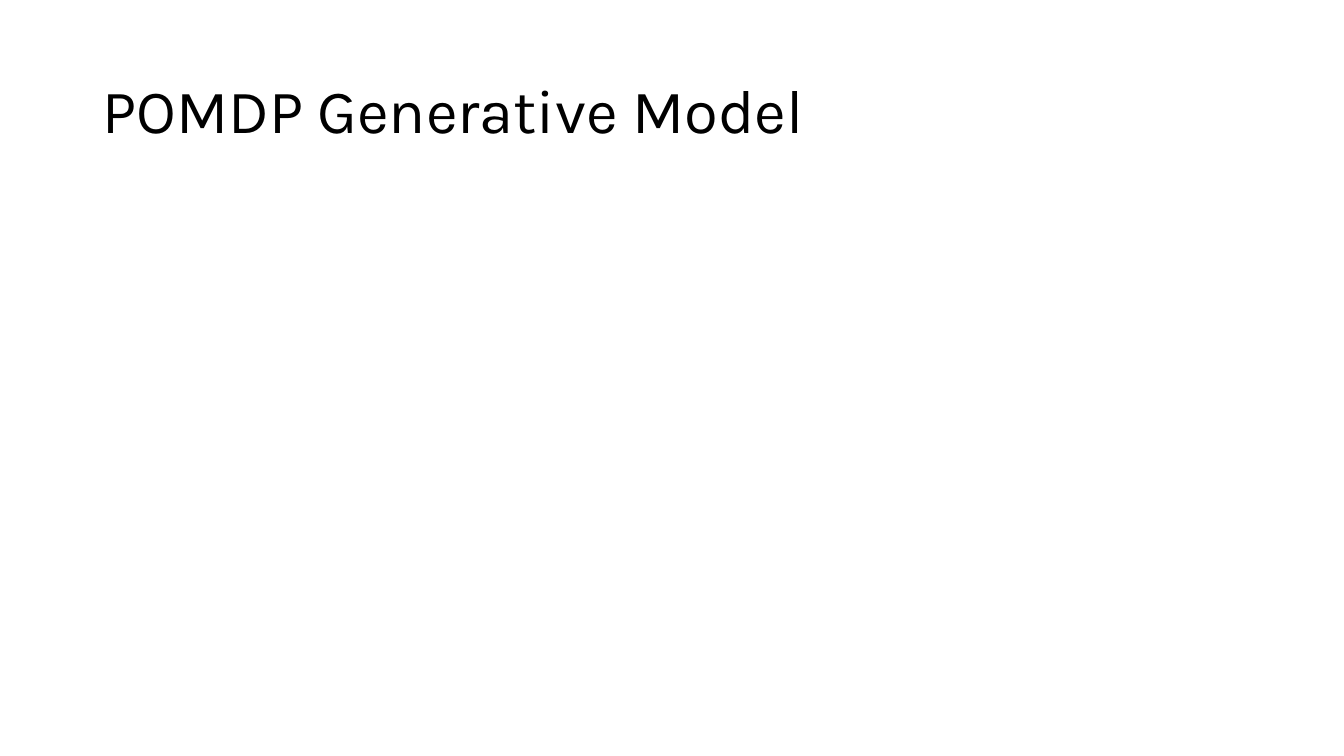
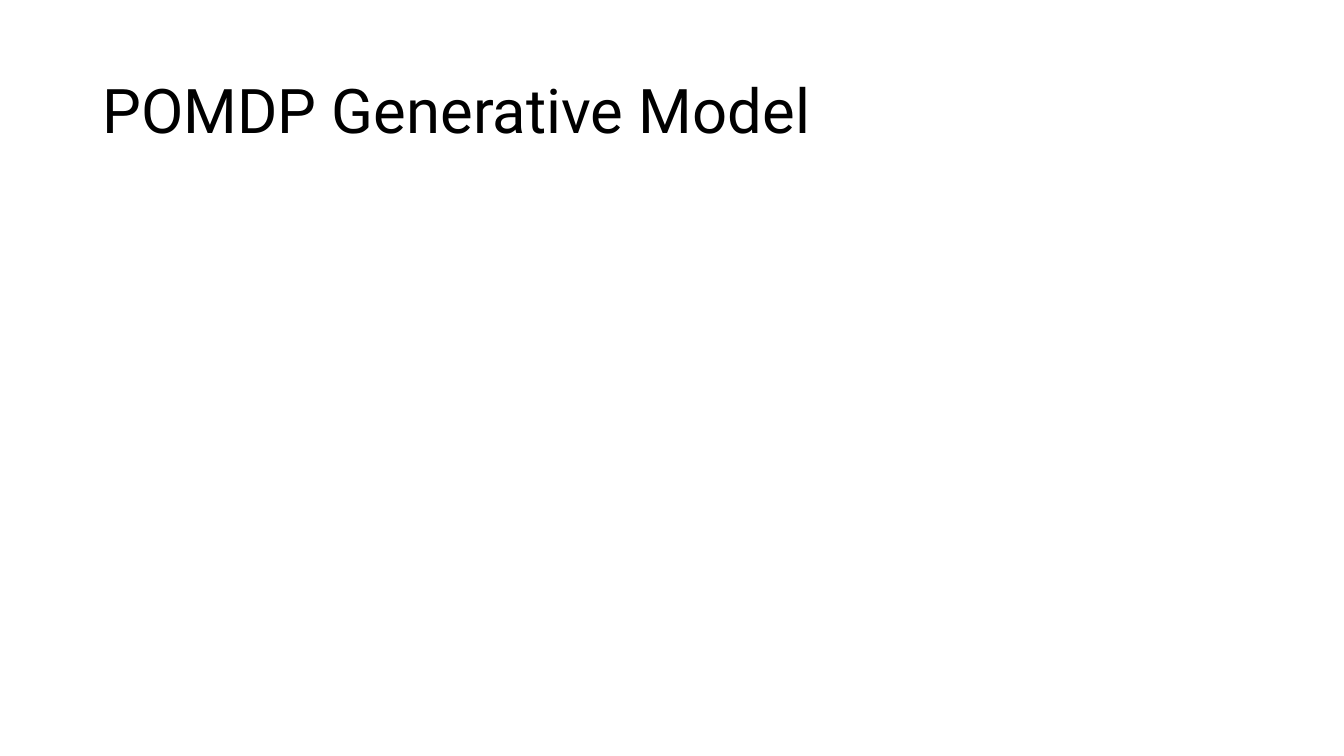
Before and after one commit to nghess/cnjc, a slide deck: slide 16 of in_vitro_free_energy/free_energy.pptx (slide 8 before the commit). Drawn at 1344x756 pixels with LibreOffice and Linux fonts; fonts in the diff are those of the drawing. Boxes give left, top, right and bottom in pixels: in the first picture for what was removed or moved away, otherwise in the second. Text is boxed around its words. In the diff, an @@ line names an element or a change of style, - is before the commit and + after.

```diff
--- a/in_vitro_free_energy/free_energy.pptx
+++ b/in_vitro_free_energy/free_energy.pptx
@@ title "POMDP Generative Model" at (102, 86, 810, 134): font Karla to Roboto @@
```
Also in this commit, not shown: 5 other slides changed, 13 slides added, 2 slides removed, 5 other files.
